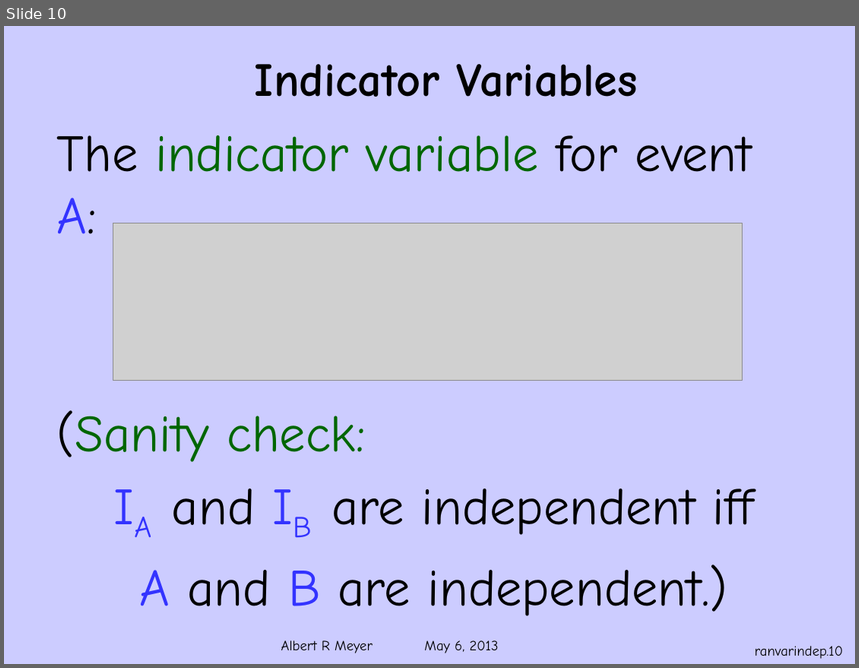
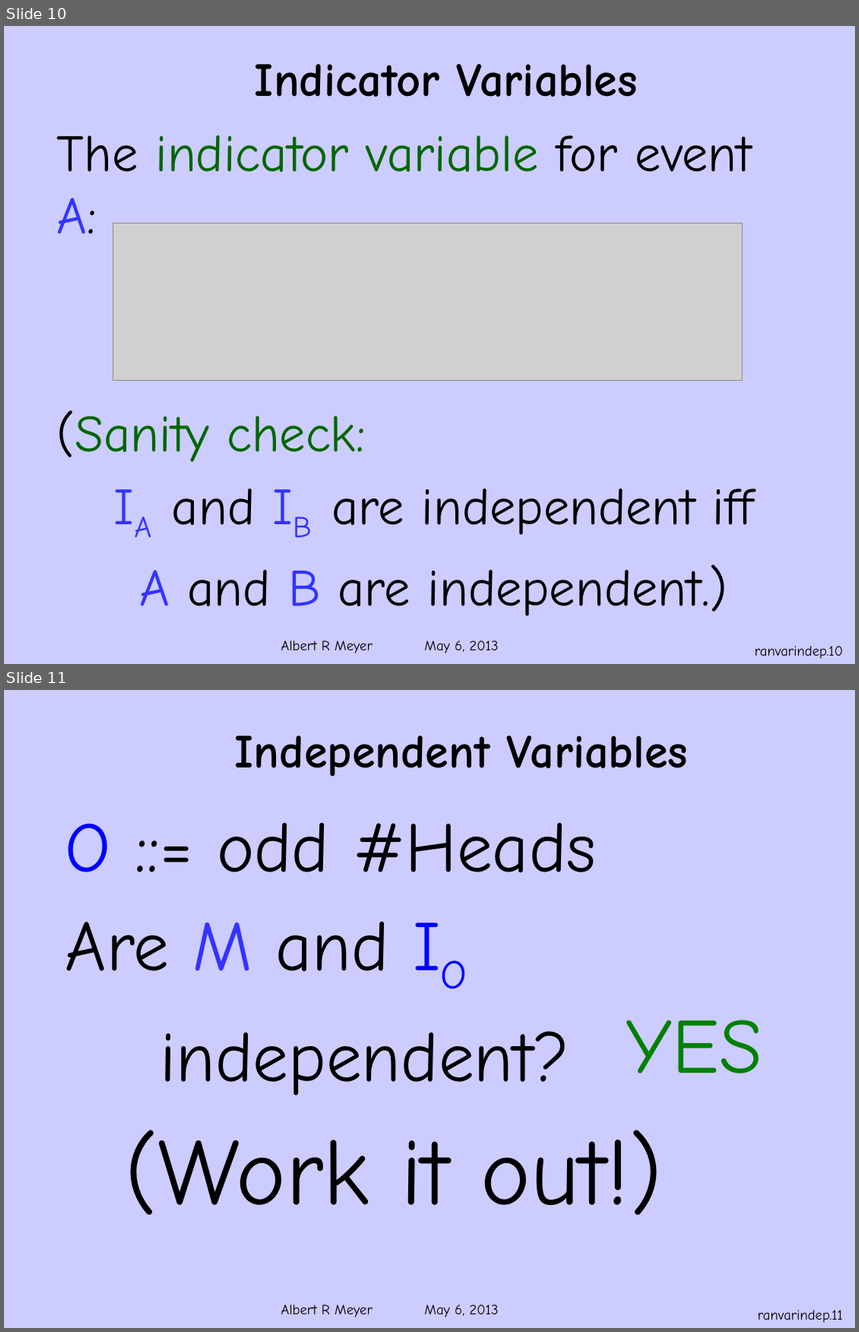
Before and after one commit to armeyer/mcs_web, a slide deck: spring13/slides13/ranvar-independence.pptx. Shown one above the other, each under a label of ours: slide 10 before the commit, slides 10 and 11 after it. The pictures are 859x668 and 859x1332 pixels, drawn with LibreOffice and Linux fonts; fonts in the diff are those of the drawing; grey boxes stand for pictures; background and template pictures are left out. Boxes give left, top, right and bottom in pixels: in the first picture for what was removed or moved away, otherwise in the second. Text is boxed around its words. In the diff, an @@ line names an element or a change of style, - is before the commit and + after.

Commit message:
2 extra to ranvar-independence

```diff
--- a/spring13/slides13/ranvar-independence.pptx
+++ b/spring13/slides13/ranvar-independence.pptx
@@ slide 11 added at box(4, 690, 855, 1328), background #CCCCFF; not listed: 1 template element that a slide beside it also shows @@
@@ text added at box(235, 736, 688, 777), 40 pt, text #000000, bold @@
+Independent Variables
@@ text added at box(66, 823, 597, 1096), 60 pt, text #000000 @@
+O ::= odd #Heads
+Are M and IO
+independent?
@@ text added at box(626, 1020, 763, 1074), 66 pt, text #008000 @@
+YES
@@ text added at box(125, 1130, 663, 1215), 80 pt, text #000000 @@
+(Work it out!)
@@ page number added at box(758, 1310, 843, 1323), 12 pt, text #000000 @@
+ranvarindep.11
```
Also in this commit, not shown: 1 slide changed, 2 other slides added.
